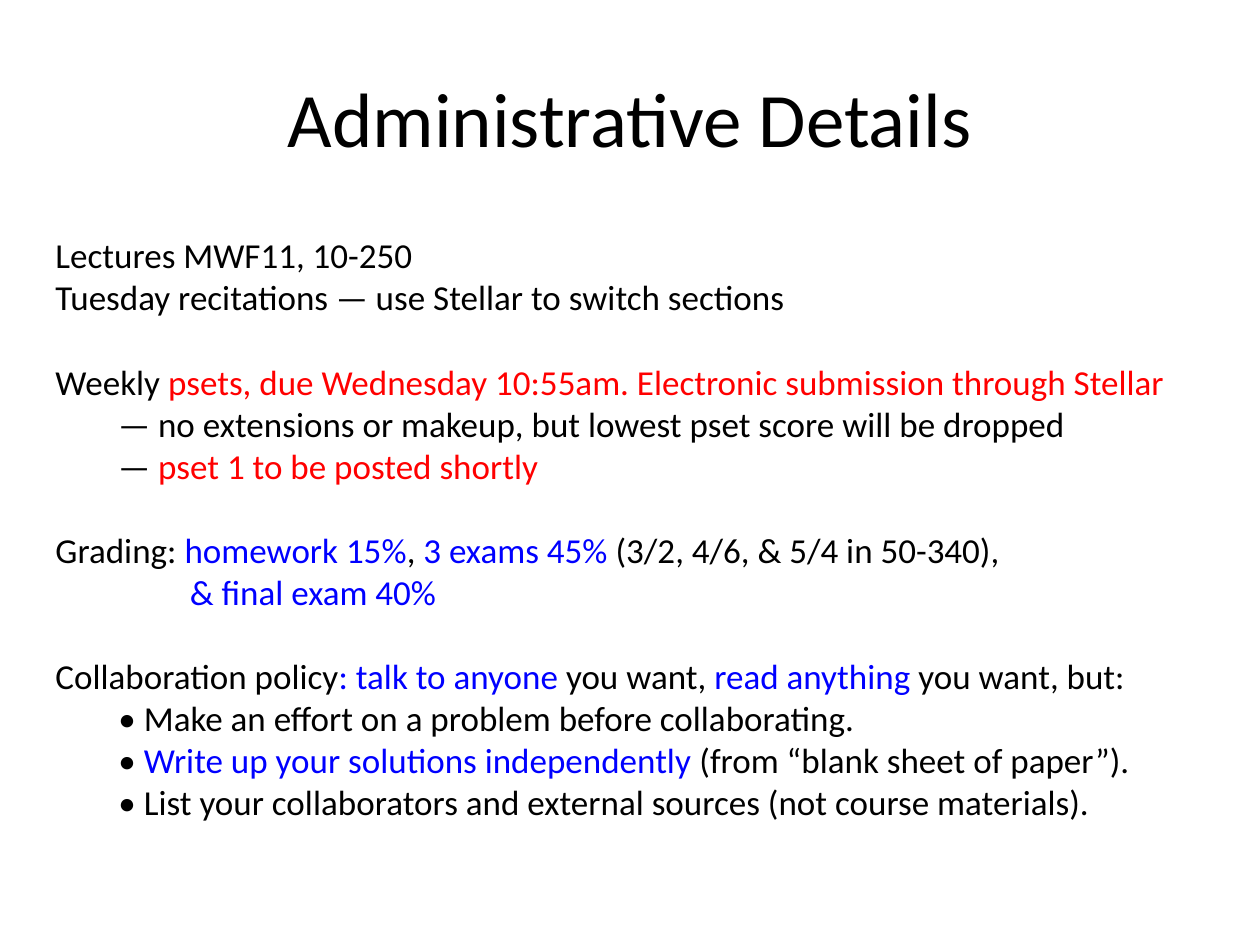
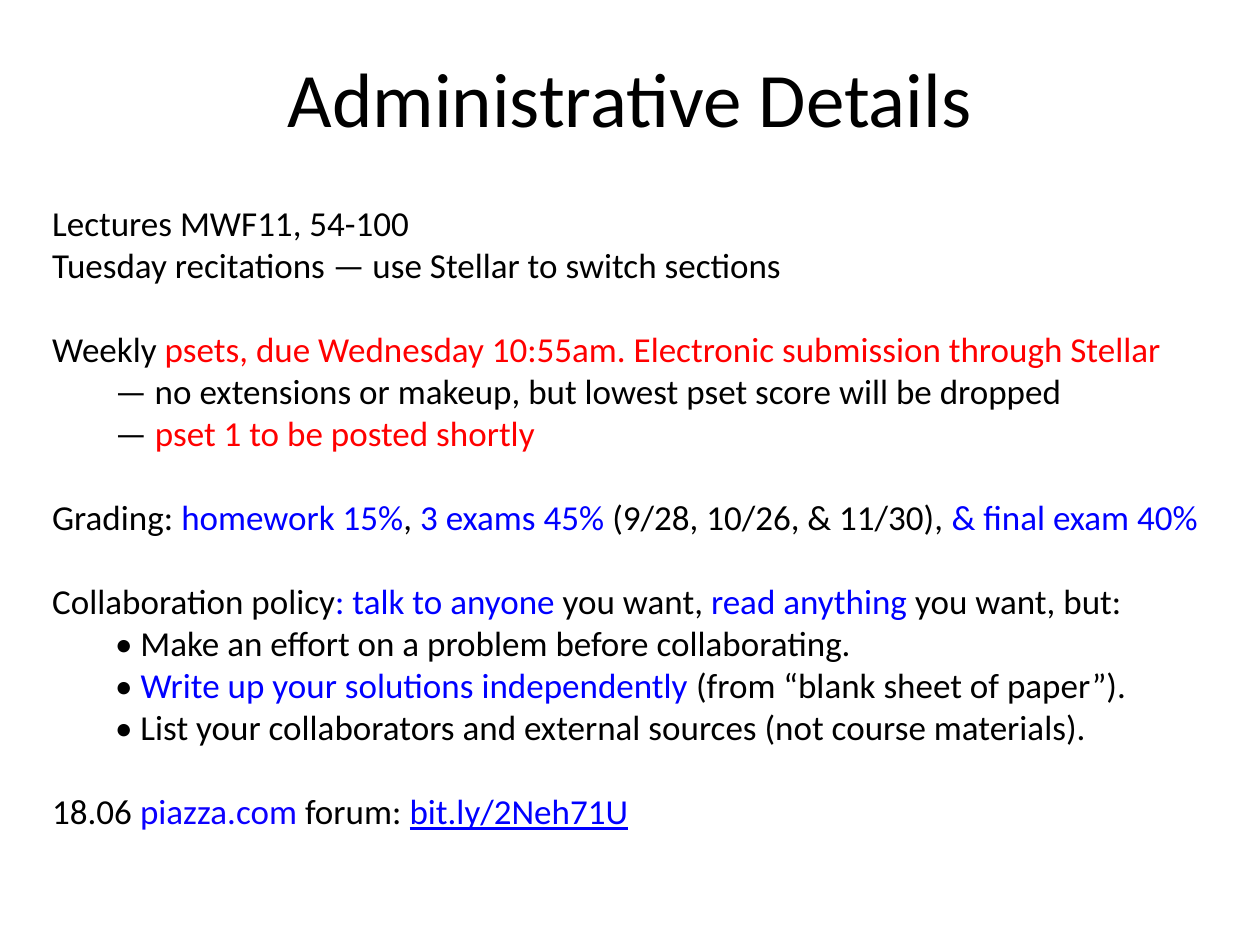
Before and after one commit to mitmath/1806, a slide deck: slide 4 of lectures/1806overview.pptx. Drawn at 1260x945 pixels with LibreOffice and Linux fonts; fonts in the diff are those of the drawing. Boxes give left, top, right and bottom in pixels: in the first picture for what was removed or moved away, otherwise in the second. Text is boxed around its words. In the diff, an @@ line names an element or a change of style, - is before the commit and + after.

```diff
--- a/lectures/1806overview.pptx
+++ b/lectures/1806overview.pptx
@@ title "Administrative Details": place and size @@
-title "Administrative Details" at bbox=[288, 93, 971, 148]
+title "Administrative Details" at bbox=[288, 73, 971, 128]
@@ text "Lectures MWF11, 54-100": place and size @@
-text "Lectures MWF11, 54-100" at bbox=[55, 245, 1164, 821]
+text "Lectures MWF11, 54-100" at bbox=[52, 213, 1197, 830]
@@ text at bbox=[52, 213, 408, 240]: text changed @@
-Lectures MWF11, 10-250
+Lectures MWF11, 54-100
@@ text at bbox=[52, 504, 1197, 536]: text changed @@
-Grading: homework 15%, 3 exams 45% (3/2, 4/6, & 5/4 in 50-340),
-& final exam 40%
+Grading: homework 15%, 3 exams 45% (9/28, 10/26, & 11/30), & final exam 40%
@@ text at bbox=[52, 799, 628, 830]: paragraph added @@
+18.06 piazza.com forum: bit.ly/2Neh71U
```
Also in this commit, not shown: 5 other slides changed, 1 slide added, 2 other files.
